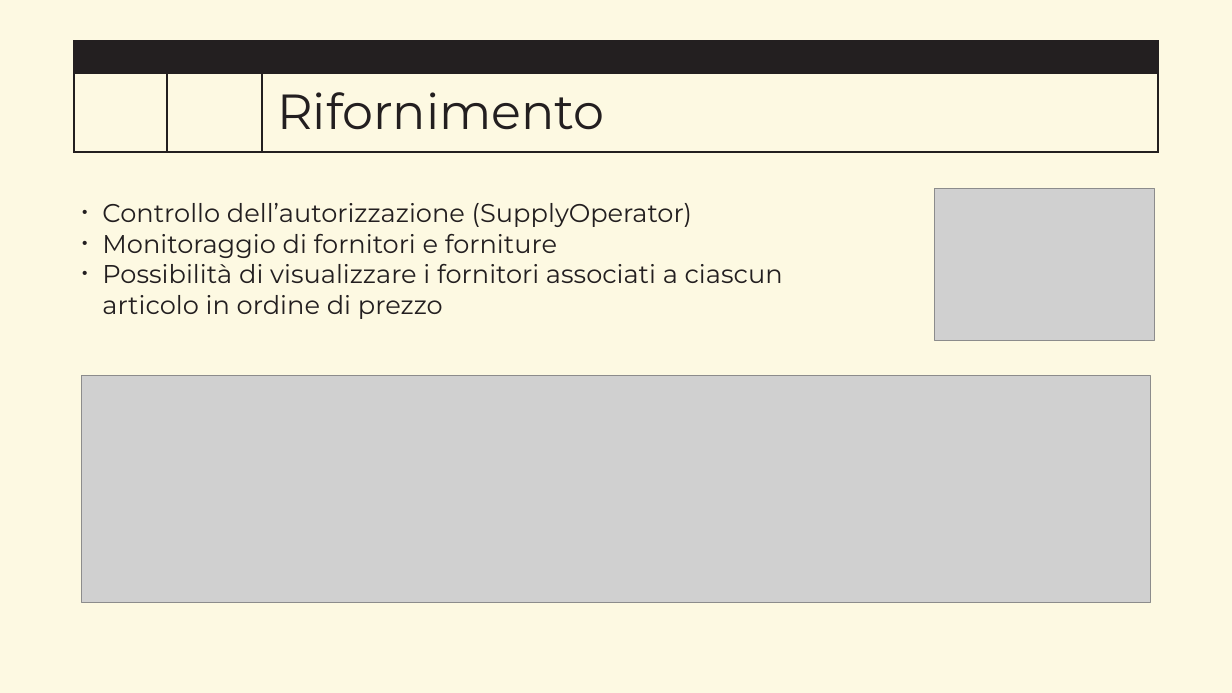
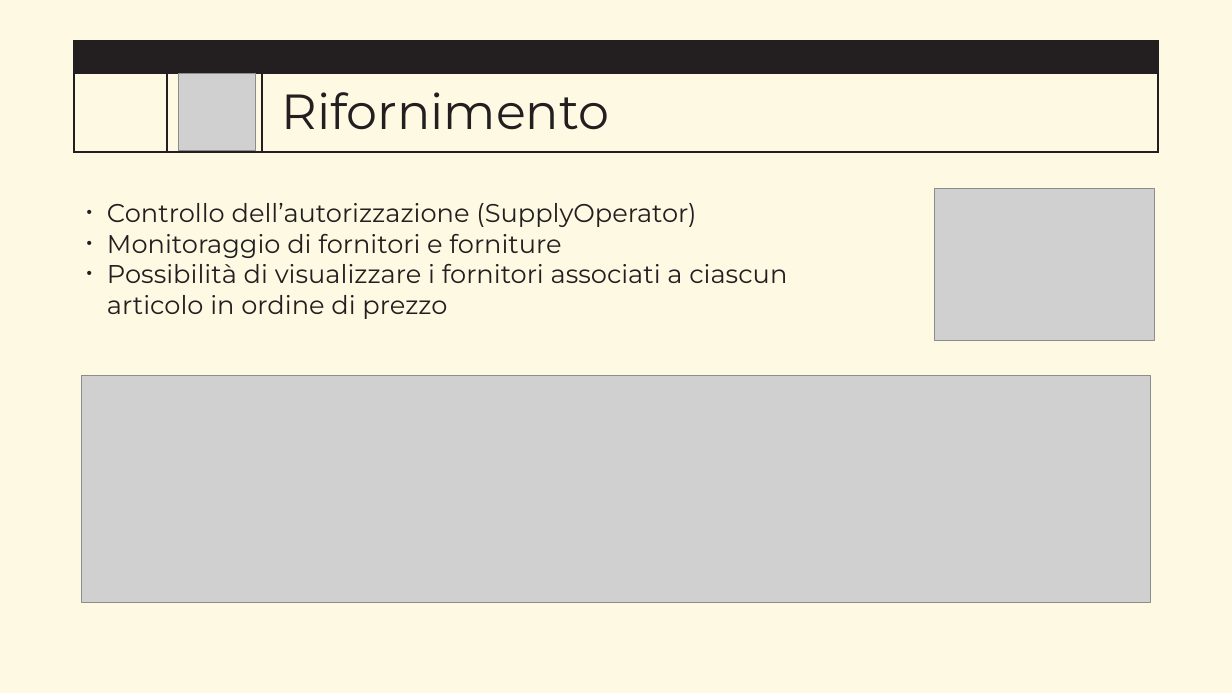
Before and after one commit to IngSW-unipv/Progetto-J24, a slide deck: slide 15 of doc/Presentation.pptx (slide 13 before the commit). Drawn at 1232x693 pixels with LibreOffice and Linux fonts; fonts in the diff are those of the drawing; grey boxes stand for pictures; background and template pictures are left out. Boxes give left, top, right and bottom in pixels: in the first picture for what was removed or moved away, otherwise in the second. Text is boxed around its words. In the diff, an @@ line names an element or a change of style, - is before the commit and + after.

```diff
--- a/doc/Presentation.pptx
+++ b/doc/Presentation.pptx
@@ picture added at [178,73,256,151] @@
@@ title "Rifornimento": place and size @@
-title "Rifornimento" at [277,92,605,130]
+title "Rifornimento" at [282,92,610,130]
@@ text "Controllo dell’autorizzazione (SupplyOperator)": place and size @@
-text "Controllo dell’autorizzazione (SupplyOperator)" at [102,203,783,319]
+text "Controllo dell’autorizzazione (SupplyOperator)" at [107,203,787,319]
```
Also in this commit, not shown: 10 other slides changed, 9 slides added, 5 slides removed, 2 other files.
